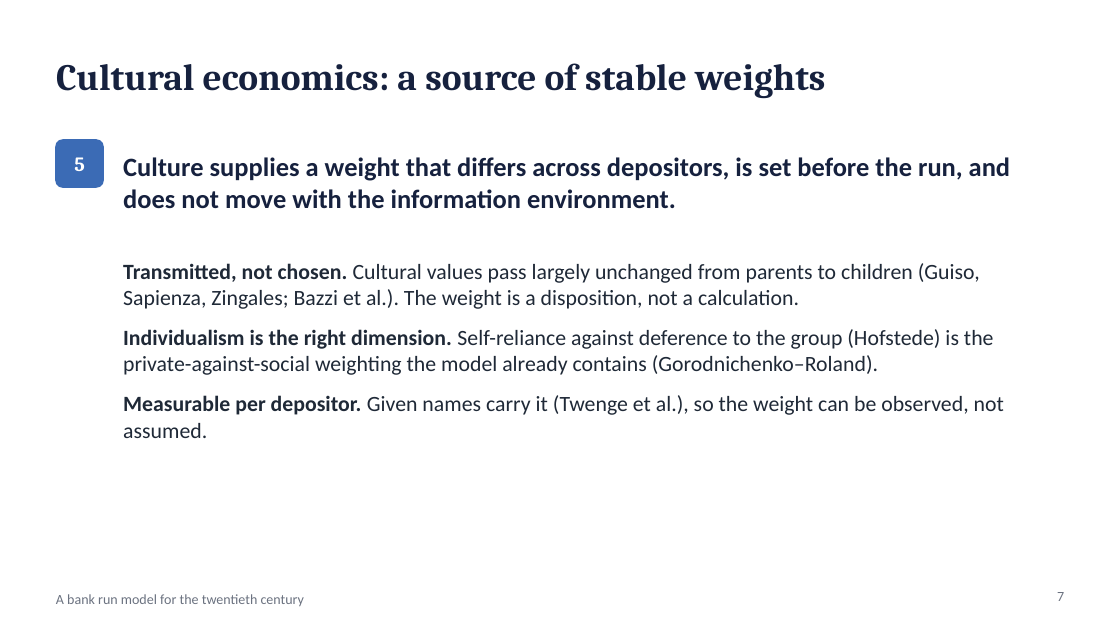
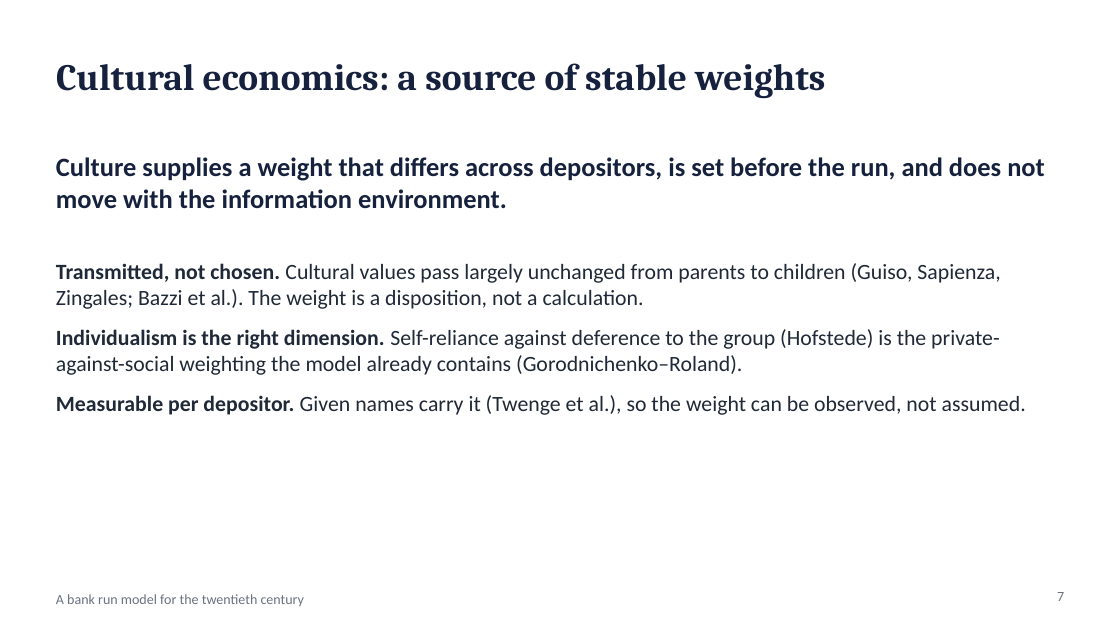
Before and after one commit to wlstover/BankRuns5, a slide deck: slide 7 of docs/deck_2026-10-26_seminar.pptx. Drawn at 1120x630 pixels with LibreOffice and Linux fonts; fonts in the diff are those of the drawing. Boxes give left, top, right and bottom in pixels: in the first picture for what was removed or moved away, otherwise in the second. Text is boxed around its words. In the diff, an @@ line names an element or a change of style, - is before the commit and + after.

```diff
--- a/docs/deck_2026-10-26_seminar.pptx
+++ b/docs/deck_2026-10-26_seminar.pptx
@@ text "Culture supplies a weight that ..." rewrapped from [123,157,1010,208] to [56,157,1045,208] @@
@@ rounded rectangle removed at [56,140,103,187] @@
@@ text removed at [74,157,85,171] @@
-5
@@ text "Transmitted, not chosen. Cultural values ..." rewrapped from [123,263,1004,438] to [56,263,1026,415] @@
```
Also in this commit, not shown: 6 other slides changed, 2 other files.
